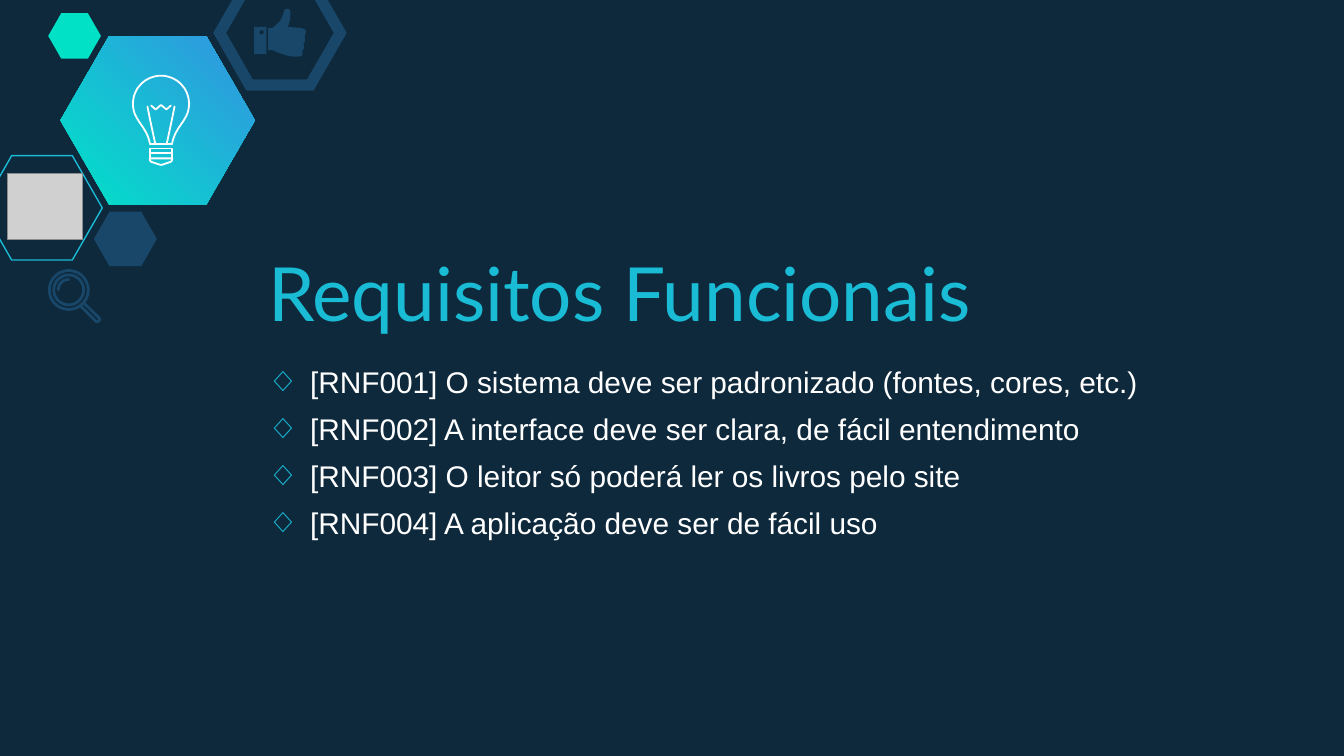
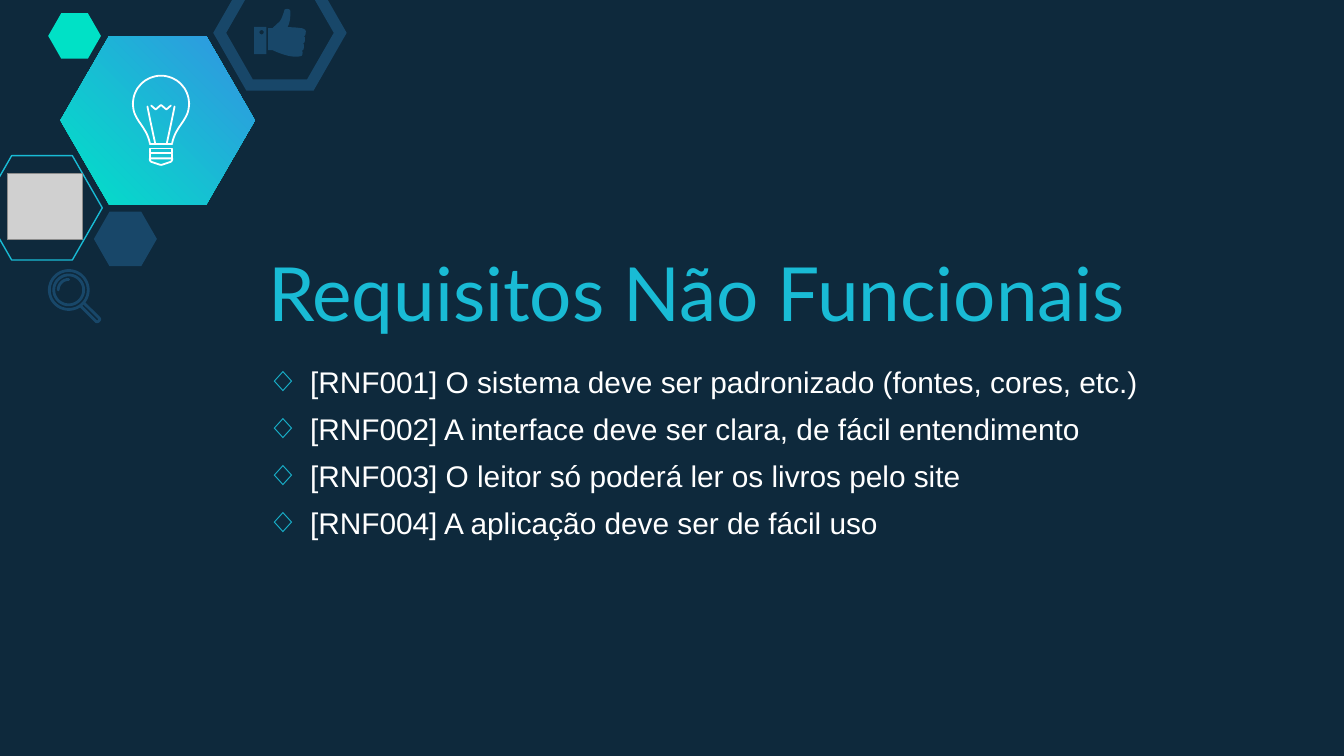
Before and after one commit to RhyanSPisoni/TCC_Web_2020_Mod, a slide deck: slide 11 of brentweb.pptx (slide 9 before the commit). Drawn at 1344x756 pixels with LibreOffice and Linux fonts; fonts in the diff are those of the drawing; grey boxes stand for pictures. Boxes give left, top, right and bottom in pixels: in the first picture for what was removed or moved away, otherwise in the second. Text is boxed around its words. In the diff, an @@ line names an element or a change of style, - is before the commit and + after.

```diff
--- a/brentweb.pptx
+++ b/brentweb.pptx
@@ title at box(268, 266, 1125, 334): text changed @@
-Requisitos Funcionais
+Requisitos Não Funcionais
```
Also in this commit, not shown: 7 other slides changed, 2 slides added, 10 other files.
